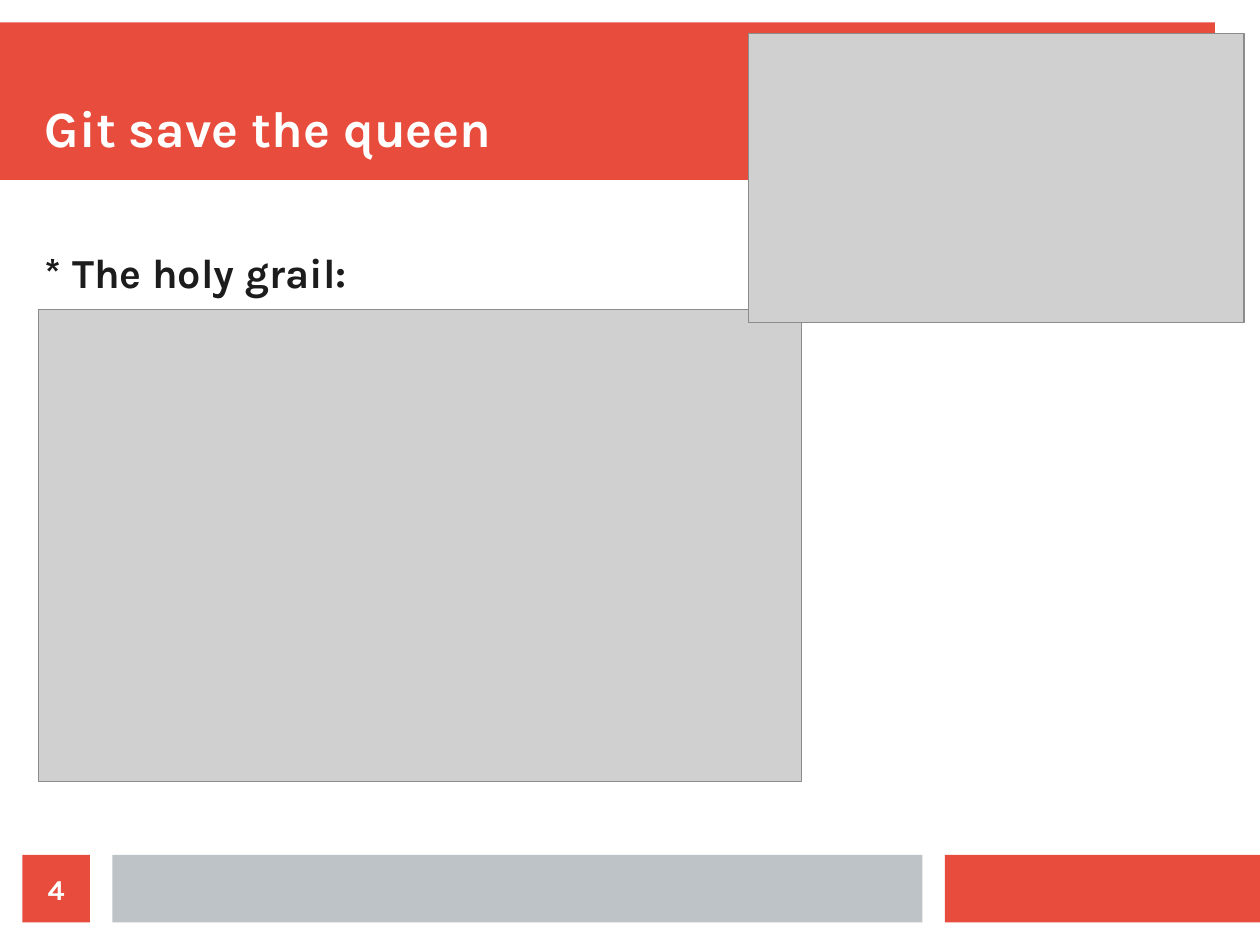
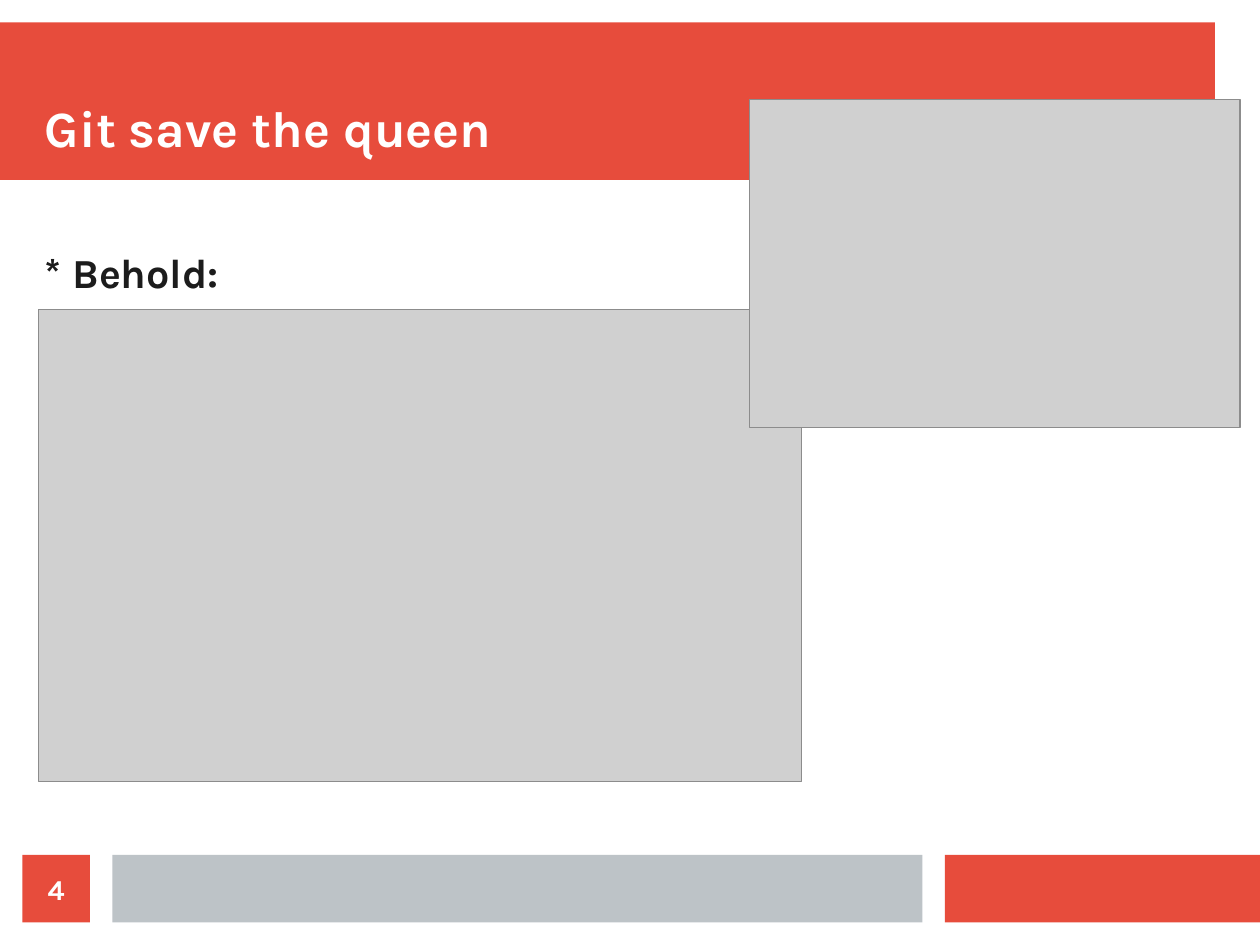
Before and after one commit to Tristaan/git_predstavitev, a slide deck: slide 4 of predstavitev.odp. Drawn at 1260x945 pixels with LibreOffice and Linux fonts; fonts in the diff are those of the drawing; grey boxes stand for pictures. Boxes give left, top, right and bottom in pixels: in the first picture for what was removed or moved away, otherwise in the second. Text is boxed around its words. In the diff, an @@ line names an element or a change of style, - is before the commit and + after.

Commit message:
New images for VCS + new slide with useful commands

```diff
--- a/predstavitev.odp
+++ b/predstavitev.odp
@@ picture: place and size @@
-picture at (749, 33, 1245, 322)
+picture at (750, 99, 1241, 428)
@@ text at (72, 259, 219, 289): text changed @@
-* The holy grail:
+* Behold:
```
Also in this commit, not shown: 1 other slide changed, 1 slide added, 5 other files.
